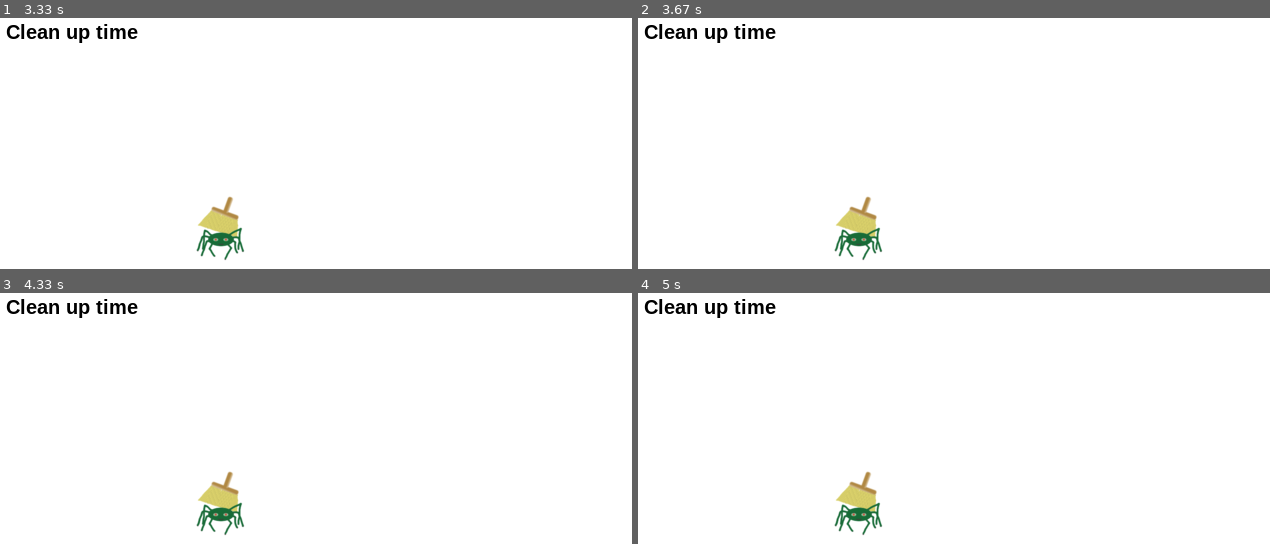
Above: before the commit, frames 1-4 (two rows, left to right).
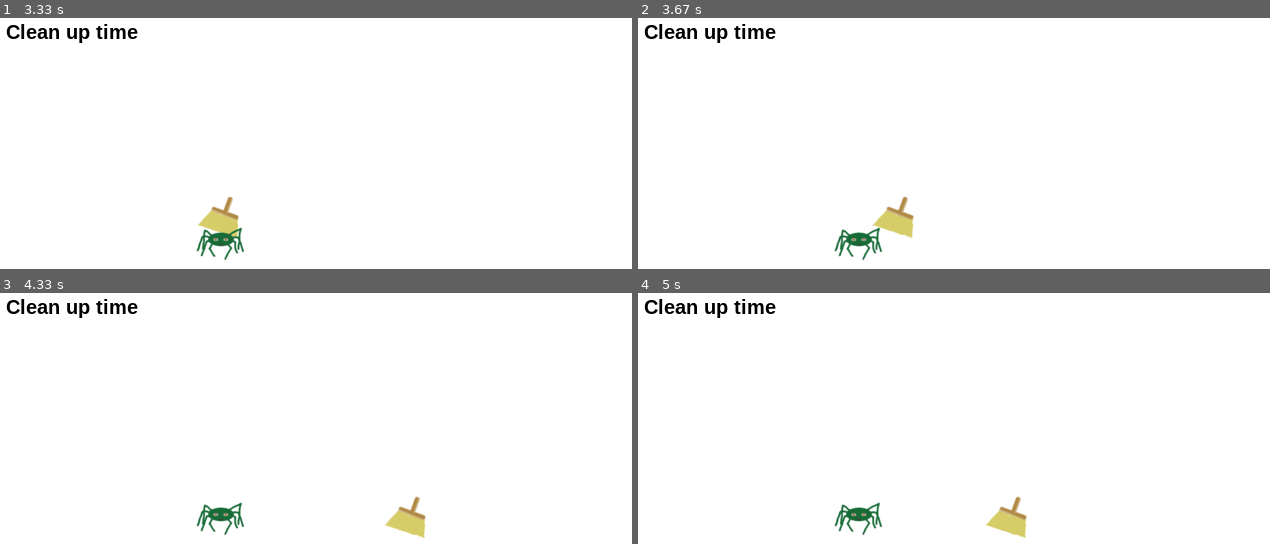
Above: after the commit, the same moments.

Repository: beatriceliang/RustyHeart
Game: pygame game, started from rustyplay.py
The game is run twice, just before and just after one commit, with the same random seed, the same clock (stepped at 60 frames per second) and the same inputs. The source is Python 2; it was converted automatically to run under Python 3.
Inputs (mouse positions are in pixels of both pictures, inside the frame that each line leads up to):
- Up to frame 1 (3.33 s): hold Space 0.33-0.8 s; hold Right 0.33-0.8 s; move the mouse to (outside the picture) at 0.37 s; hold Right 0.83-1.3 s; hold Up 1.33-1.63 s; hold Right 1.67-2.13 s; hold Left 2.17-2.7 s; hold Left 2.73-3.13 s; hold Up from 3.17 s (still down)
- Up to frame 2 (3.67 s): release Up at 3.53 s; hold Right from 3.57 s (still down)
- Up to frame 3 (4.33 s): release Right at 4.2 s; hold Left from 4.23 s (still down)
- Up to frame 4 (5 s): release Left at 4.7 s; hold Right from 4.73 s (still down)

Frame 1 is identical in both runs. In frame 2, 1.1% of the frame differs, in the area x 31-44%, y 70-88%; in frame 3, 1.1%, in the area x 31-68%, y 70-98%; in frame 4, 1.1%.

Commit message:
Fixed some bugs but rusty still lands on the box if
it drops it while jumping. Rusty can now pick up, carry box and land on
the box (hopefully properly!!!)

Diff:
--- a/rusty.py
+++ b/rusty.py
@@ -23,13 +23,20 @@
 
         self.location[1]+=(self.rect.height/2)*self.speed[1]
 
-
+    '''if not on box, move normally otherwise state changes to "jumpFromBox"'''
     def speedLeft(self):
     	if(self.onBox=="notOnBox"):
     	    self.speed[0]-=0.5
+    	else:
+            self.state = "jumpFromBox"
+
+    '''if not on box, move normally otherwise state changes to "jumpFromBox"'''
     def speedRight(self):
     	if(self.onBox=="notOnBox"):
     	    self.speed[0]+=0.5
+    	else:
+    	    self.state = "jumpFromBox"
+
     def speedUp(self):
         if(self.speed[1]>-1.0):
             self.speed[1]=-1.0
@@ -37,21 +44,30 @@
     def speedDown(self):
         if(self.speed[1]<1.0):
             self.speed[1]+=1.0
-    def comeToGround(self):
-        self.location[1] = self.originLocation[1]
+
+    '''returns true if box is close enough to rusty.needed so that we can determine if rusty is falling
+    on top of the box'''
     def collide(self,box):
     	if((box.location[1]<self.location[1]+self.rect.height/2 and box.location[1]>self.location[1]-self.rect.height/2) and (box.location[0]<self.location[0]+self.rect.width/2 and box.location[0]>self.location[0]-self.rect.width/2)):
     		return True
 
-    def actions(self, count,box):
-        if(self.state=="jumpup"):
-            if(count==0):
-            	if(self.onBox=="notOnBox"):
+    def actions(self, count,countbox,box):
+    	print self.state
+    	if(self.onBox == "onBox" and self.state=="jumpup"):
+            self.state = "jumpFromBox"
+    	#countbox is a count related to jumping from the bos
+    	if(self.state=="jumpFromBox" and countbox>5):
+    	    countbox = 0
+
+        if(self.state=="jumpup" or self.state == "jumpFromBox"):
+            if(count==0 or countbox==0):
+            	if(self.onBox=="notOnBox"): #jump normally if not on box
                     self.speed[1] = -1.0
                     self.state="speedtop"
+                elif (self.state == "jumpFromBox"): #else skip one step in the state machine for jumping
+                    self.state = "jumpdown"         #directly go to "jumpdown" step
 
-                else:
-                    self.state = "jumpdown"
+
                 if(self.stateInAir=="left"):
                     self.speed[0] = -0.5
                 if(self.stateInAir=="right"):
@@ -68,7 +84,7 @@
                     self.speed[0] = 0.5
 
         if(self.state=="jumpdown"):
-            if(count==10):
+            if(count==10 or countbox==4):
                 self.speed[1] = 1.0
                 self.state = "dropped"
                 if(self.stateInAir=="left"):
@@ -81,11 +97,16 @@
 
         if(self.state=="dropped"):
 
-            if(count==11):
+            if(count==11 or countbox==5):
                 self.speed[1] = 0
+
+                #determine if rusty should land on top of a box. if it does land
+                #change the onBox field to "onBox"
                 if(self.collide(box) and (box.picked=="dropped" or box.picked=="ground")):
                     self.location[1] = box.location[1]-box.rect.height/2
                     self.onBox = "onBox"
+
+                #otherwise land on the ground normally
                 else:
                     if(self.stateInAir=="left"):
                         self.speed[0] = -0.5
@@ -97,4 +118,4 @@
                 self.state = "ground"
 
         self.move()
-        return count+1
+        return [count+1,countbox+1]
--- a/rustyplay.py
+++ b/rustyplay.py
@@ -108,7 +108,7 @@
 # update the display before we start the main loop
 pygame.display.update()
 count = 0
-
+countbox = 0
 # respond to mouse motion events until someone clicks a mouse or hits a key
 print "Entering main loop"
 while 1:
@@ -140,14 +140,13 @@
 
         if event.type == pygame.KEYUP:
             if event.key == pygame.K_LEFT:
-                rus.speedRight()
+                rus.speed[0] = 0
                 rus.stateInAir = "notInAir"
             if event.key == pygame.K_RIGHT:
-                rus.speedLeft()
+                rus.speed[0] = 0
                 rus.stateInAir = "notInAir"
             if event.key == pygame.K_UP:
-                rus.speed[1] = 0
-
+            	rus.speed[1] = 0
             if event.key == pygame.K_SPACE:
                 box.canBeDropped(rus)
 
@@ -158,10 +157,11 @@
 
 
 
-    count = rus.actions(count,box)
-
+    countList = rus.actions(count,countbox,box)
+    count = countList[0]
+    countbox = countList[1]
     box.pickupmotion(rus)
-    print box.picked
+    #print box.picked
 
     # If the game is in focus, draw things
     rus.rect = pygame.Rect((rus.rect.width/2+rus.location[0],rus.rect.height/2+rus.location[1]),(rus.rect.width,rus.rect.height))
